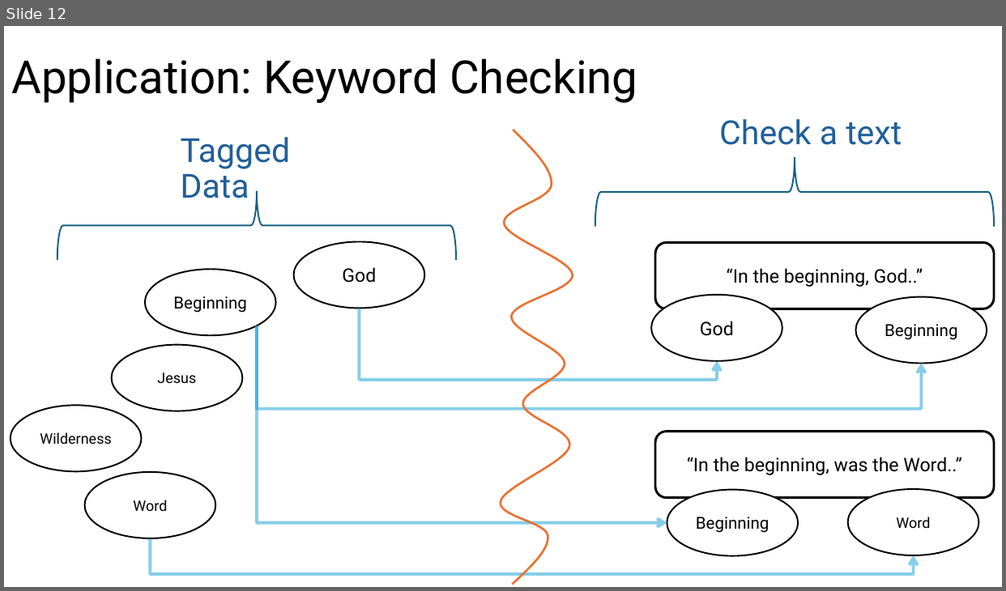
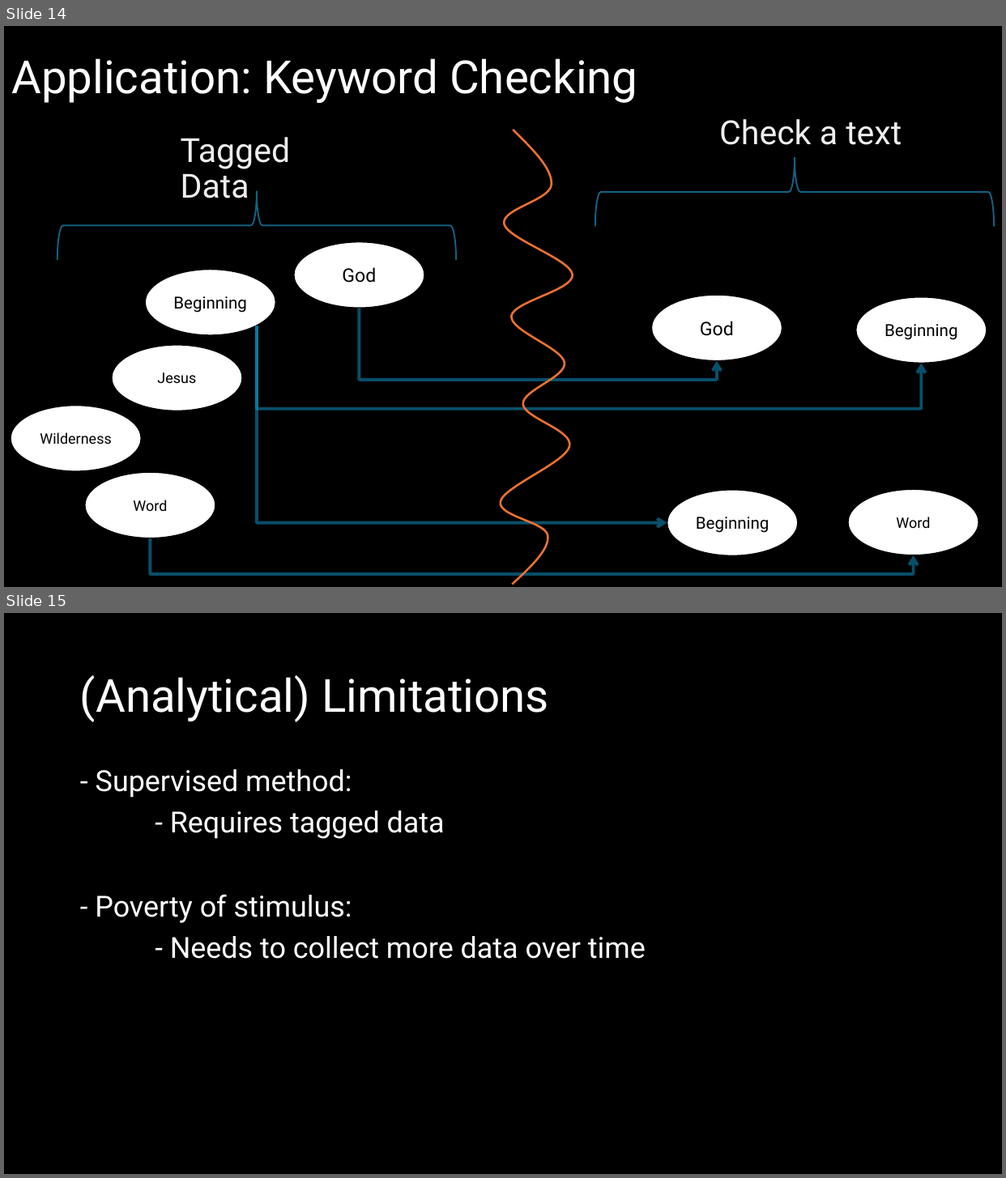
Before and after one commit to PENNET-dev/hackathon-uW-2024, a slide deck: Hackathon Presentation.pptx. Shown one above the other, each under a label of ours: slide 12 before the commit, slides 14 and 15 after it. The pictures are 1006x591 and 1006x1178 pixels, drawn with LibreOffice and Linux fonts; fonts in the diff are those of the drawing. Boxes give left, top, right and bottom in pixels: in the first picture for what was removed or moved away, otherwise in the second. Text is boxed around its words. In the diff, an @@ line names an element or a change of style, - is before the commit and + after.

```diff
--- a/Hackathon Presentation.pptx
+++ b/Hackathon Presentation.pptx
@@ slide 15 added at (4,613,1002,1174), background #000000 @@
@@ title added at (80,675,549,722), 44 pt, text #FFFFFF @@
+(Analytical) Limitations
@@ text added at (95,769,646,959), 28 pt, text #FFFFFF @@
+- Supervised method:
+- Requires tagged data
+- Poverty of stimulus:
+- Needs to collect more data over time
@@ what was slide 12 is now slide 14 @@
@@ slide 14 changed as well @@
@@ background #FFFFFF to #000000 @@
@@ title "Application: Keyword Checking" at (11,58,637,103): text colour #000000 to #FFFFFF @@
@@ text "Check a text" at (719,119,901,145): text colour #215F9A to #EEEEEE @@
@@ text "Tagged Data" at (181,137,291,199): text colour #215F9A to #EEEEEE @@
@@ text in rounded rectangle at (727,268,923,287): text removed @@
-“In the beginning, God..”
@@ text in rounded rectangle at (687,457,961,476): text removed @@
-“In the beginning, was the Word..”
```
Also in this commit, not shown: 11 other slides changed, 3 other slides added, 7 other files.
